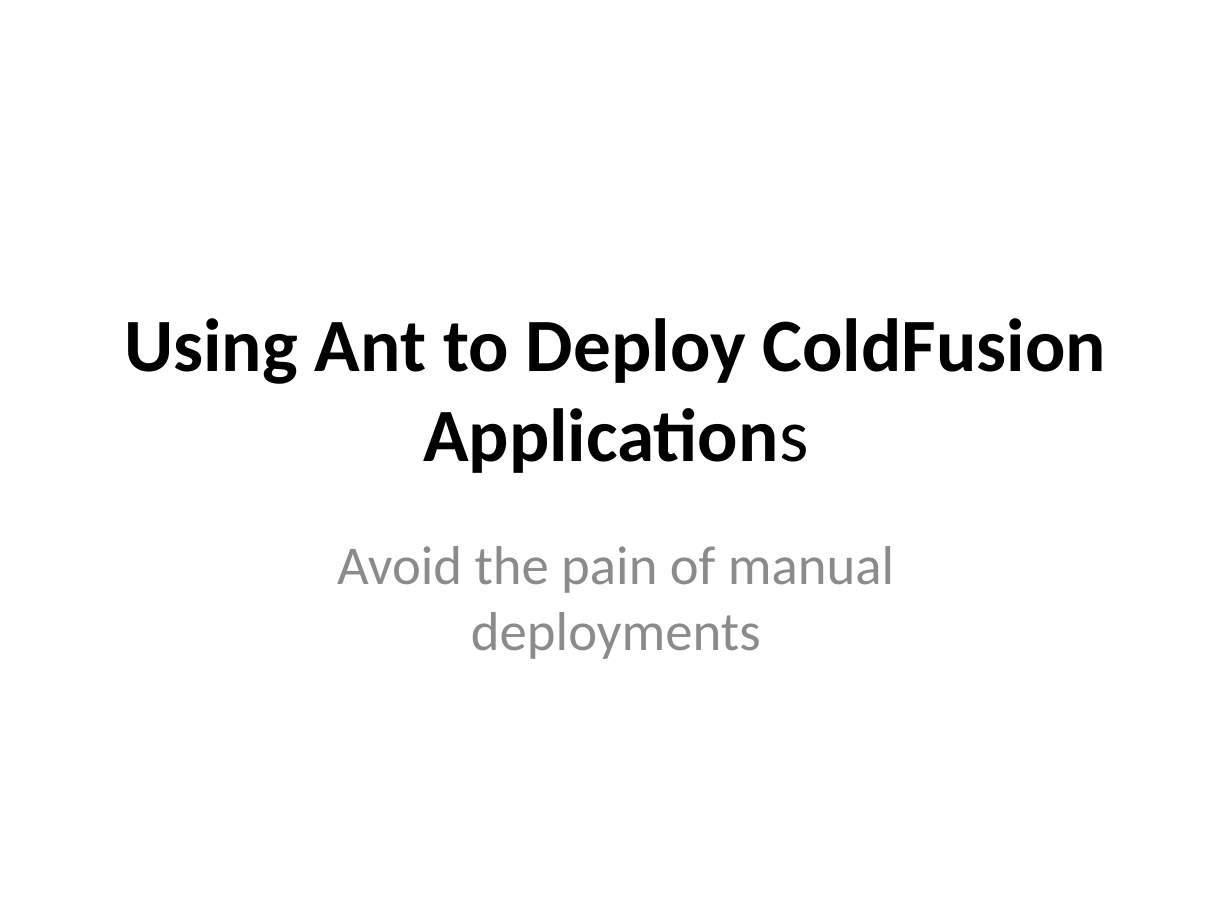
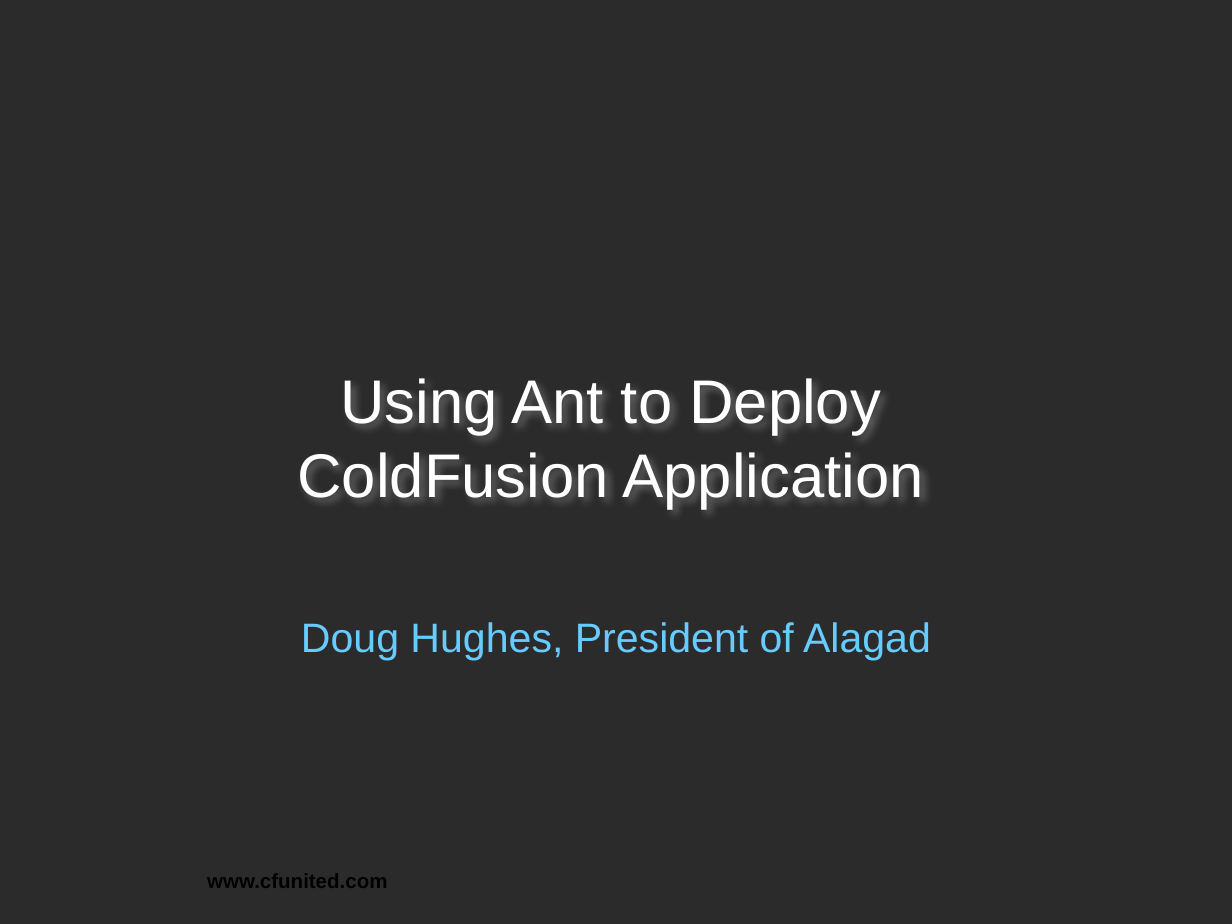
Before and after one commit to dhughes/OldPresentations, a slide deck: slide 1 of Trunk/cfunited09/DeployingAppsWithAnt/Deploying Apps with Ant.pptx. Drawn at 1232x924 pixels with LibreOffice and Linux fonts; fonts in the diff are those of the drawing; background and template pictures are left out; a plain dark background stands for a picture behind light text. Boxes give left, top, right and bottom in pixels: in the first picture for what was removed or moved away, otherwise in the second. Text is boxed around its words. In the diff, an @@ line names an element or a change of style, - is before the commit and + after.

```diff
--- a/Trunk/cfunited09/DeployingAppsWithAnt/Deploying Apps with Ant.pptx
+++ b/Trunk/cfunited09/DeployingAppsWithAnt/Deploying Apps with Ant.pptx
@@ background #FFFFFF to picture (left out) @@
@@ title at bbox=[298, 378, 924, 509]: text changed; size 44 to 36 pt; font Calibri to Arial; text colour #000000 to #FFFFFF; bold off @@
-Using Ant to Deploy ColdFusion Applications
+Using Ant to Deploy ColdFusion Application
@@ subtitle removed at bbox=[337, 546, 894, 659] @@
-Avoid the pain of manual deployments
@@ subtitle added at bbox=[301, 622, 931, 661], 24 pt, text #66CCFF @@
+Doug Hughes, President of Alagad
@@ text added at bbox=[207, 874, 387, 888], 12 pt, text #000000, bold @@
+www.cfunited.com
```
Also in this commit, not shown: 4 slides added, 2 slides removed, 1 other file.
